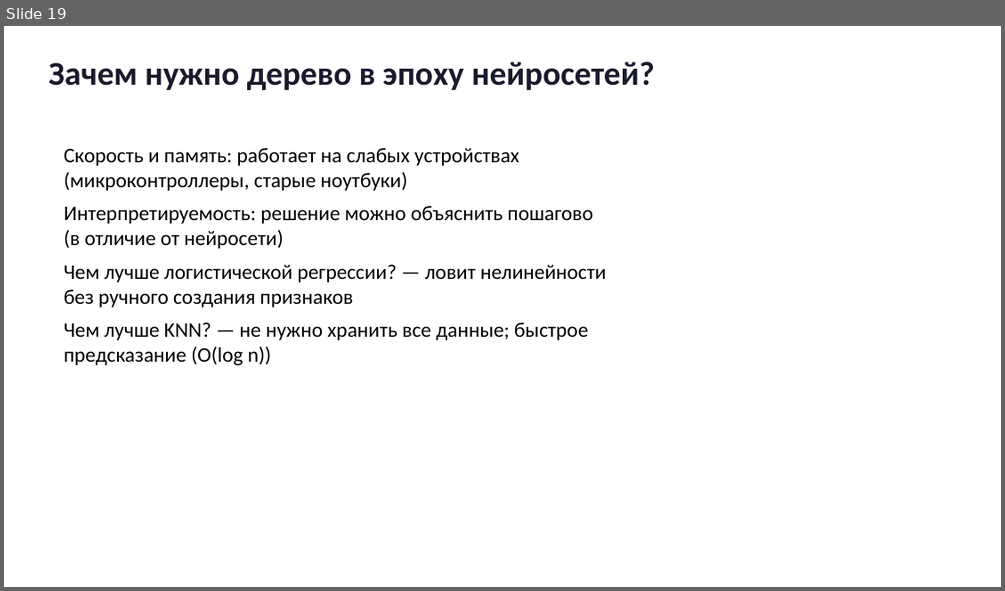
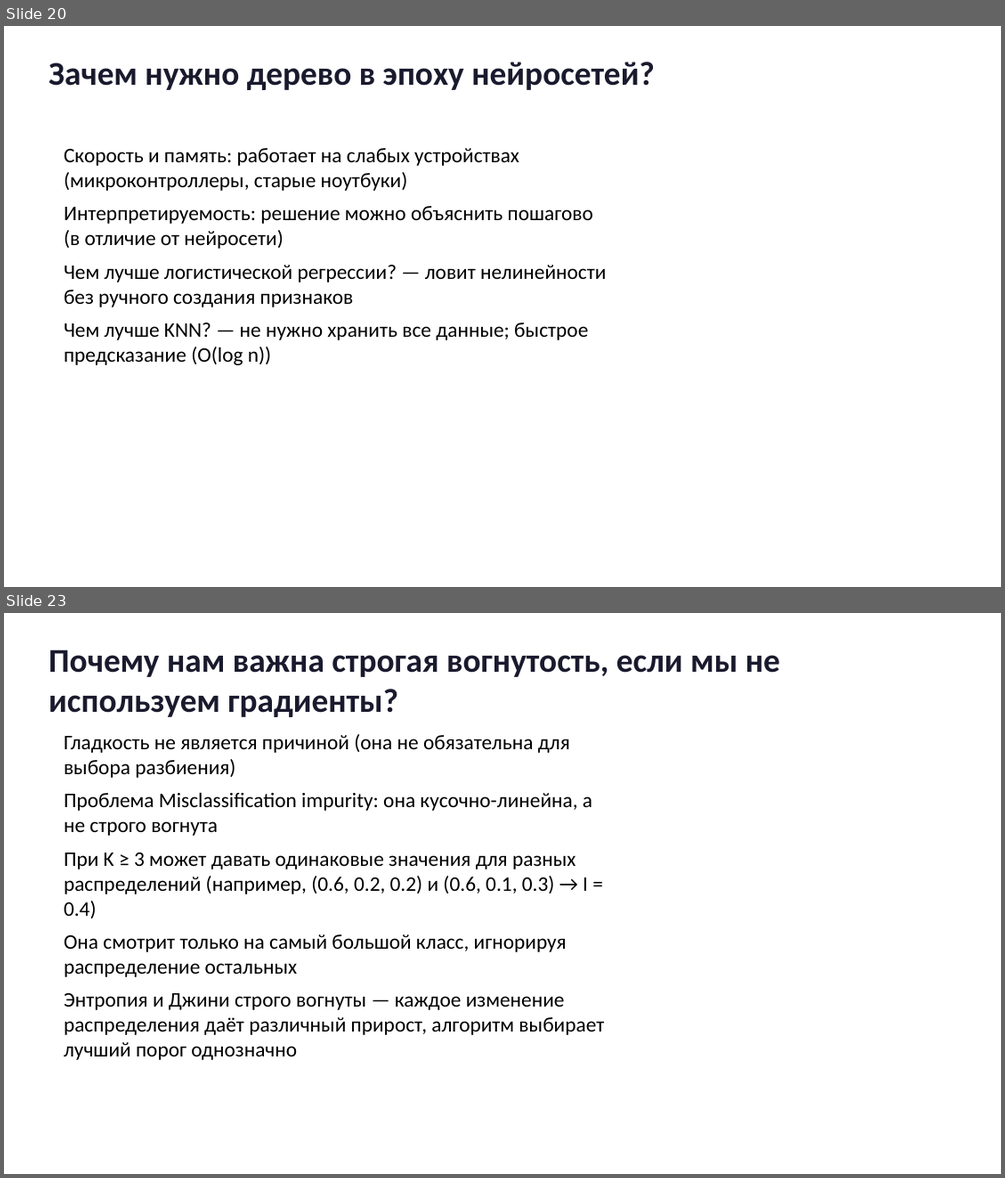
Before and after one commit to gurovic/ml-lessons, a slide deck: lessons/derevo_resheniy/presentation.pptx. Shown one above the other, each under a label of ours: slide 19 before the commit, slides 20 and 23 after it; the slides between them are not shown. The pictures are 1005x591 and 1005x1178 pixels, drawn with LibreOffice and Linux fonts; fonts in the diff are those of the drawing. Boxes give left, top, right and bottom in pixels: in the first picture for what was removed or moved away, otherwise in the second. Text is boxed around its words. In the diff, an @@ line names an element or a change of style, - is before the commit and + after.

```diff
--- a/lessons/derevo_resheniy/presentation.pptx
+++ b/lessons/derevo_resheniy/presentation.pptx
@@ slide 23 added at [4, 613, 1001, 1174], background #FFFFFF @@
@@ text added at [48, 649, 780, 717], 32 pt, text #1A1A2E, bold @@
+Почему нам важна строгая вогнутость, если мы не используем градиенты?
@@ text added at [64, 734, 604, 1060], 20 pt, text #000000 @@
+Гладкость не является причиной (она не обязательна для выбора разбиения)
+Проблема Misclassification impurity: она кусочно-линейна, а не строго вогнута
+При K ≥ 3 может давать одинаковые значения для разных распределений (например, (0.6, 0.2, 0.2) и (0.6, 0.1, 0.3) → I = 0.4)
+Она смотрит только на самый большой класс, игнорируя распределение остальных
+Энтропия и Джини строго вогнуты — каждое изменение распределения даёт различный прирост, алгоритм выбирает лучший порог однозначно
@@ what was slide 19 is now slide 20 @@
```
Also in this commit, not shown: 4 other slides added, 20 other files.
